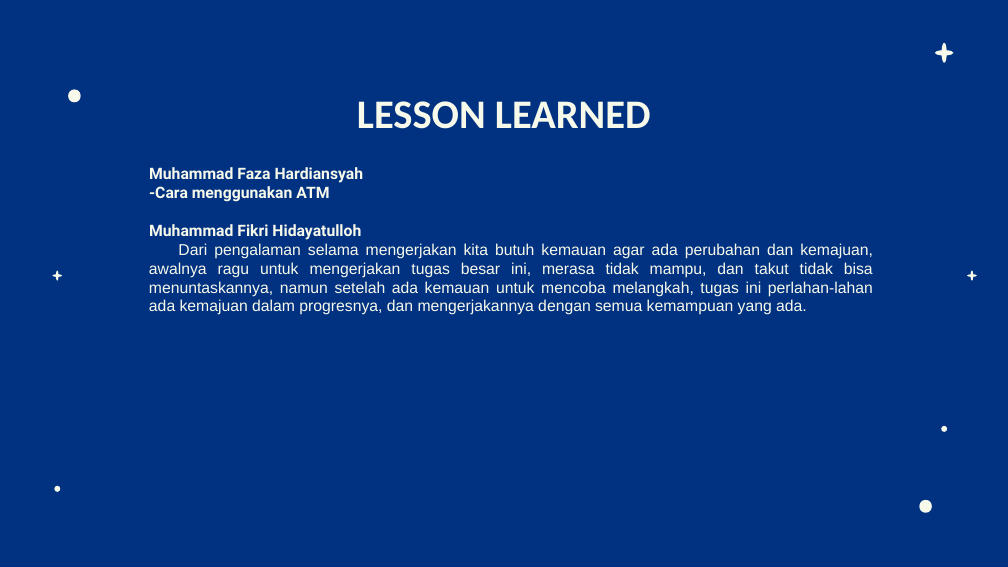
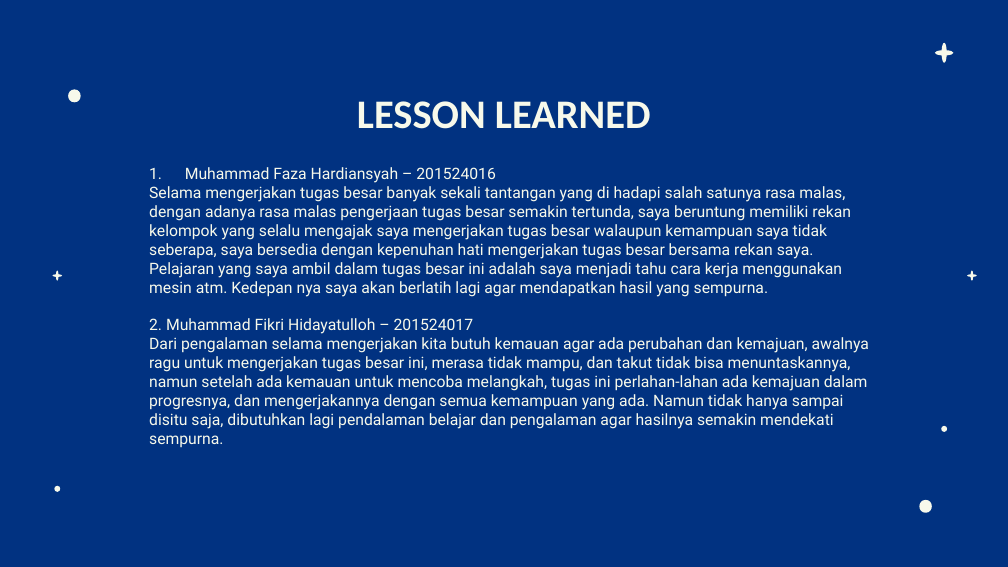
Before and after one commit to fikrihidayatulloh16/Tubesatm13, a slide deck: slide 14 of PPT KELOMPOK 13 ATM.pptx (slide 5 before the commit). Drawn at 1008x567 pixels with LibreOffice and Linux fonts; fonts in the diff are those of the drawing. Boxes give left, top, right and bottom in pixels: in the first picture for what was removed or moved away, otherwise in the second. Text is boxed around its words. In the diff, an @@ line names an element or a change of style, - is before the commit and + after.

```diff
--- a/PPT KELOMPOK 13 ATM.pptx
+++ b/PPT KELOMPOK 13 ATM.pptx
@@ text at <box>149,167,869,447</box>: text changed; font Arial to Roboto @@
-Muhammad Faza Hardiansyah
--Cara menggunakan ATM
-Muhammad Fikri Hidayatulloh
-Dari pengalaman selama mengerjakan kita butuh kemauan agar ada perubahan dan kemajuan, awalnya ragu untuk mengerjakan tugas besar ini, merasa tidak mampu, dan takut tidak bisa menuntaskannya, namun setelah ada kemauan untuk mencoba melangkah, tugas ini perlahan-lahan ada kemajuan dalam progresnya, dan mengerjakannya dengan semua kemampuan yang ada.
+1. Muhammad Faza Hardiansyah – 201524016
+Selama mengerjakan tugas besar banyak sekali tantangan yang di hadapi salah satunya rasa malas, dengan adanya rasa malas pengerjaan tugas besar semakin tertunda, saya beruntung memiliki rekan kelompok yang selalu mengajak saya mengerjakan tugas besar walaupun kemampuan saya tidak seberapa, saya bersedia dengan kepenuhan hati mengerjakan tugas besar bersama rekan saya. Pelajaran yang saya ambil dalam tugas besar ini adalah saya menjadi tahu cara kerja menggunakan mesin atm. Kedepan nya saya akan berlatih lagi agar mendapatkan hasil yang sempurna.
+2. Muhammad Fikri Hidayatulloh – 201524017
+Dari pengalaman selama mengerjakan kita butuh kemauan agar ada perubahan dan kemajuan, awalnya ragu untuk mengerjakan tugas besar ini, merasa tidak mampu, dan takut tidak bisa menuntaskannya, namun setelah ada kemauan untuk mencoba melangkah, tugas ini perlahan-lahan ada kemajuan dalam progresnya, dan mengerjakannya dengan semua kemampuan yang ada. Namun tidak hanya sampai disitu saja, dibutuhkan lagi pendalaman belajar dan pengalaman agar hasilnya semakin mendekati sempurna.
```
Also in this commit, not shown: 3 other slides changed, 9 slides added, 1 other file.
